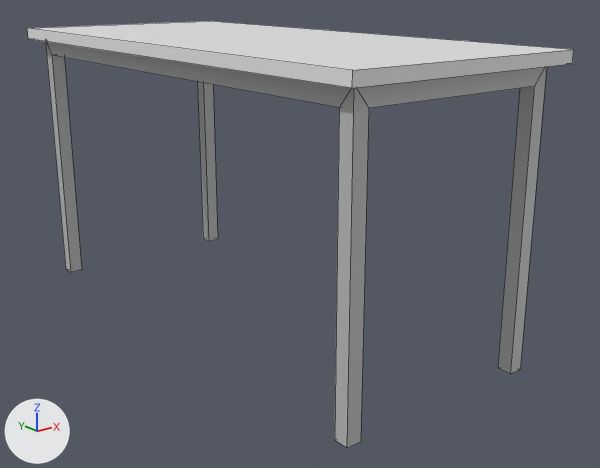
Before and after pictures for a commit that changed the Blender file VRIR-Project/Assets/Prefabs/Models/Desk.blend.
Before and after are seen from a 50 mm lens placed at (-1.68, -2.34, 1.2), pointed at (0.08, -0.14, 0.32). Lighting does not change. The marker at lower left points along +X, +Y and +Z. The older version comes first. Mesh edges are drawn as thin lines.
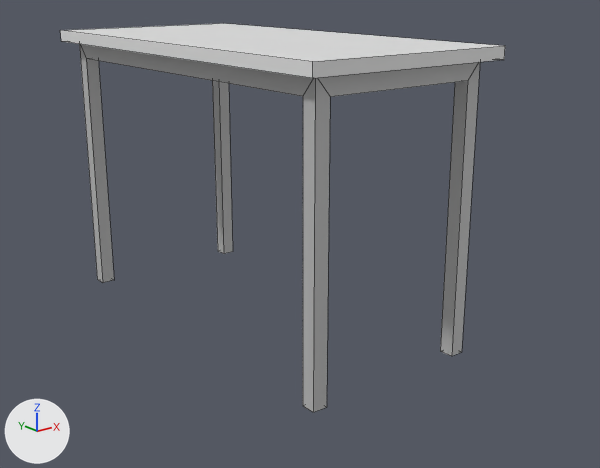
What differs and where, as boxes (x1, y1, x2, y2) in the pictures (600 x 468 px; the box of a moved part takes in the faces that stretch with it):
'Cube', reshaped (19% narrower, 9% shorter)
    before: (27, 21, 574, 448)
    after: (60, 23, 505, 413)
part 1 of me_cube_001, moved or reshaped
    before: (198, 82, 218, 241)
    after: (212, 81, 233, 254)
part 2 of me_cube_001, moved or reshaped
    before: (498, 67, 547, 374)
    after: (440, 62, 480, 356)
part 3 of me_cube_001, moved or reshaped
    before: (46, 42, 82, 272)
    after: (79, 44, 114, 283)
part 4 of me_cube_001, moved or reshaped
    before: (27, 21, 574, 448)
    after: (60, 23, 505, 413)

What the commit changed:
me_cube_001 is used by ob_cube; location (0.0, 0.0, 0.0).
me_cube_001 had 40 vertices, 42 faces and spanned x -0.42..0.42, y -0.95..0.95, z 0.0..1.0.
me_cube_001 now has 40 vertices, 42 faces and spans x -0.37..0.37, y -0.75..0.75, z 0.0..1.0.
me_cube_001 part 1: all 10 vertices in x 0.32..0.42, y 0.85..0.95, z 0.0..1.0 are moved by (-0.05, -0.2, 0.0).
me_cube_001 part 2: all 10 vertices in x 0.32..0.42, y -0.95..-0.85, z 0.0..1.0 are moved by (-0.05, 0.2, 0.0).
me_cube_001 part 3: all 10 vertices in x -0.42..-0.32, y 0.85..0.95, z 0.0..1.0 are moved by (0.05, -0.2, 0.0).
me_cube_001 part 4: all 10 vertices in x -0.42..-0.32, y -0.95..-0.85, z 0.0..1.0 are moved by (0.05, 0.2, 0.0).
